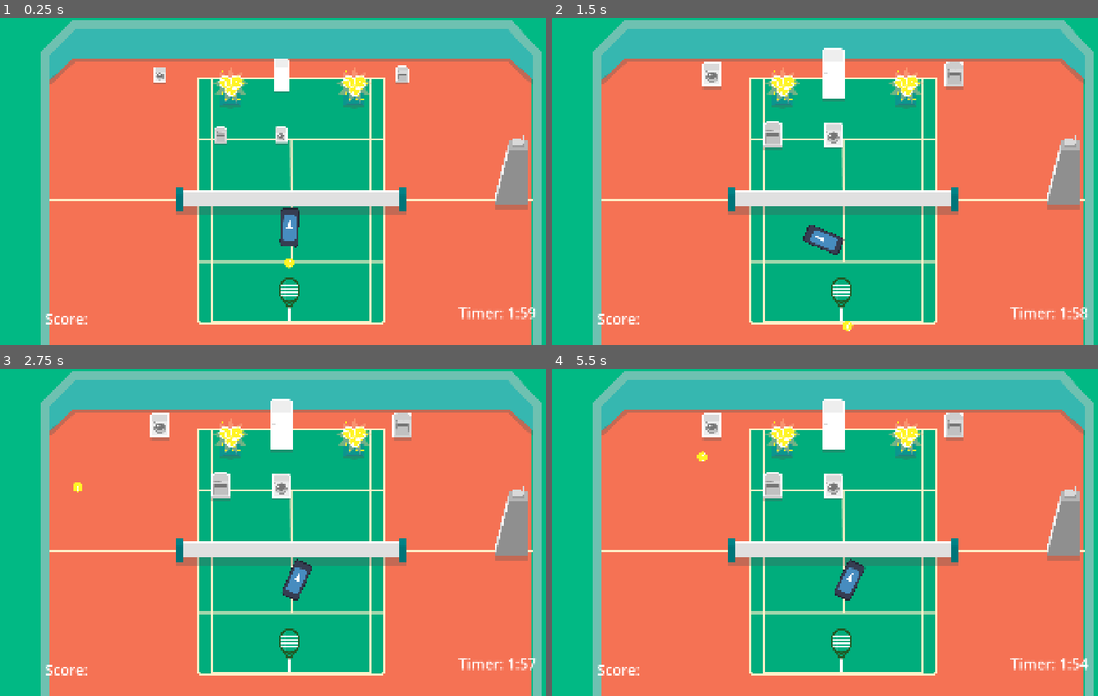
Above: before the commit, frames 1-4 (two rows, left to right).
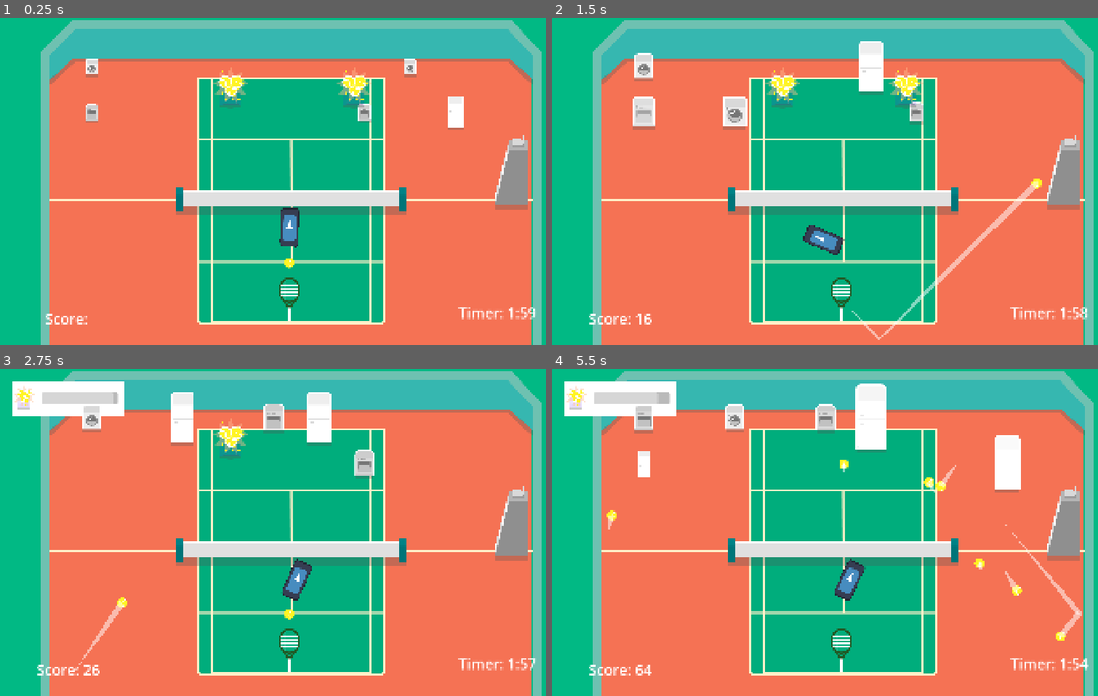
Above: after the commit, the same moments.

Repository: VeryKoolGames/ace_electromenager
Game: Godot game, scene res://Assets/Scenes/Main/main.tscn
Two runs of this game, one before a commit and one after it. Both use one fixed random seed, a clock stepped at 60 frames per second and the inputs below. The engine's default icon, where the game draws it, is replaced by a stand-in: a white triangle on a blue panel in a dark square.
Inputs (mouse positions are in pixels of both pictures, inside the frame that each line leads up to):
- Up to frame 1 (0.25 s): no input
- Up to frame 2 (1.5 s): move the mouse to (972, 165) at 0.52 s; press the mouse at (972, 165) at 0.53 s; move the mouse to (726, 197) at 1.27 s; release the mouse at (726, 197) at 1.28 s; click (726, 197) at 1.35 s
- Up to frame 3 (2.75 s): move the mouse to (349, 460) at 2.02 s; press the mouse at (349, 460) at 2.03 s
- Up to frame 4 (5.5 s): move the mouse to (814, 597) at 2.77 s; release the mouse at (814, 597) at 2.78 s; click (814, 597) at 2.85 s; move the mouse to (1016, 581) at 3.52 s; press the mouse at (1016, 581) at 3.53 s; move the mouse to (666, 483) at 4.27 s; release the mouse at (666, 483) at 4.28 s; click (666, 483) at 4.35 s; move the mouse to (874, 532) at 5.02 s; press the mouse at (874, 532) at 5.03 s

The runs differ from the first frame. In frame 1, 1.6% of the frame differs, in the area x 15-85%, y 12-39%; in frame 2, 4.9%; in frame 3, 6.9%; in frame 4, 8.6%, in the area x 2-98%, y 3-94%.

Commit message:
trail and scale on spawn and destroy

Diff:
--- a/Assets/Scenes/Ball/ball.tscn
+++ b/Assets/Scenes/Ball/ball.tscn
@@ -1,10 +1,17 @@
-[gd_scene load_steps=4 format=3 uid="uid://bua6ps1mia14x"]
+[gd_scene load_steps=8 format=3 uid="uid://bua6ps1mia14x"]
 
 [ext_resource type="Script" uid="uid://brpjm223aokh1" path="res://Assets/Scripts/ball.gd" id="1_3vq5u"]
 [ext_resource type="Texture2D" uid="uid://cca5oajla42fv" path="res://Assets/sprites/Group 134.png" id="2_3vq5u"]
+[ext_resource type="Script" uid="uid://dom31m8n84tmj" path="res://Assets/Scripts/trail.gd" id="3_kp77b"]
+[ext_resource type="PackedScene" uid="uid://dmtcabx35to51" path="res://Assets/Scenes/Components/scale_on_spawn_component.tscn" id="4_ku2c1"]
+[ext_resource type="PackedScene" uid="uid://8jgjr8gp0rr0" path="res://Assets/Scenes/Components/scale_on_destroy_component.tscn" id="5_ku2c1"]
 
 [sub_resource type="CircleShape2D" id="CircleShape2D_3vq5u"]
 radius = 17.0294
+
+[sub_resource type="Curve" id="Curve_g2nwa"]
+_data = [Vector2(0, 0), 0.0, 0.0, 0, 0, Vector2(0.991342, 1), 0.0, 0.0, 0, 0]
+point_count = 2
 
 [node name="Ball" type="RigidBody2D" groups=["ball"]]
 gravity_scale = 0.0
@@ -16,3 +23,13 @@
 [node name="Sprite2D" type="Sprite2D" parent="."]
 scale = Vector2(0.5, 0.5)
 texture = ExtResource("2_3vq5u")
+
+[node name="Trail" type="Line2D" parent="."]
+width = 60.0
+width_curve = SubResource("Curve_g2nwa")
+default_color = Color(1, 1, 1, 0.52549)
+script = ExtResource("3_kp77b")
+
+[node name="ScaleOnSpawnComponent" parent="." instance=ExtResource("4_ku2c1")]
+
+[node name="ScaleOnDestroyComponent" parent="." instance=ExtResource("5_ku2c1")]
--- /dev/null
+++ b/Assets/Scenes/Components/scale_on_destroy_component.tscn
@@ -0,0 +1,7 @@
+[gd_scene load_steps=2 format=3 uid="uid://8jgjr8gp0rr0"]
+
+[ext_resource type="Script" uid="uid://d315g88q7180c" path="res://Assets/Scripts/scale_on_destroy_component.gd" id="1_mckqq"]
+
+[node name="ScaleOnDestroyComponent" type="Node"]
+script = ExtResource("1_mckqq")
+scale_factor = 0.3
--- /dev/null
+++ b/Assets/Scenes/Components/scale_on_spawn_component.tscn
@@ -0,0 +1,7 @@
+[gd_scene load_steps=2 format=3 uid="uid://dmtcabx35to51"]
+
+[ext_resource type="Script" uid="uid://bwjid4t638k48" path="res://Assets/Scripts/scale_on_spawn_component.gd" id="1_oo8kc"]
+
+[node name="ScaleOnSpawnComponent" type="Node"]
+script = ExtResource("1_oo8kc")
+scale_factor = 0.3
--- a/Assets/Scenes/Player/player.tscn
+++ b/Assets/Scenes/Player/player.tscn
@@ -27,6 +27,11 @@
 [node name="BallSpawner" type="Node2D" parent="."]
 script = ExtResource("4_340hg")
 ball_scene = ExtResource("5_340hg")
+spawn_cooldown = 2
 
 [node name="SpawnPoint" type="Node2D" parent="BallSpawner"]
 position = Vector2(0, -104)
+
+[node name="CooldownTimer" type="Timer" parent="BallSpawner"]
+wait_time = 2.0
+one_shot = true
--- a/Assets/Scenes/UI/power_up_line_ui.tscn
+++ b/Assets/Scenes/UI/power_up_line_ui.tscn
@@ -1,10 +1,13 @@
-[gd_scene load_steps=3 format=3 uid="uid://18cfkcpcdxsb"]
+[gd_scene load_steps=5 format=3 uid="uid://18cfkcpcdxsb"]
 
 [ext_resource type="Texture2D" uid="uid://bo35adutlk4d7" path="res://Assets/sprites/Group 147.png" id="1_jgpi6"]
 [ext_resource type="Script" uid="uid://po4pte8sovrc" path="res://Assets/Scripts/power_up_line.gd" id="1_yap1t"]
+[ext_resource type="Script" uid="uid://bwjid4t638k48" path="res://Assets/Scripts/scale_on_spawn_component.gd" id="3_jrjw0"]
+[ext_resource type="Script" uid="uid://d315g88q7180c" path="res://Assets/Scripts/scale_on_destroy_component.gd" id="4_mojvk"]
 
 [node name="PowerUpLineUI" type="ColorRect" node_paths=PackedStringArray("duration_timer", "progress_bar", "sprite_texture")]
 custom_minimum_size = Vector2(370, 112)
+pivot_offset = Vector2(185, 56)
 script = ExtResource("1_yap1t")
 duration_timer = NodePath("DurationTimer")
 progress_bar = NodePath("HBoxContainer/MarginContainer2/ProgressBar")
@@ -40,3 +43,17 @@
 show_percentage = false
 
 [node name="DurationTimer" type="Timer" parent="."]
+
+[node name="ScaleOnSpawnComponent" type="Node" parent="."]
+script = ExtResource("3_jrjw0")
+scale_factor = 0.2
+spawn_speed = 0.2
+size_decrease_speed = 0.1
+metadata/_custom_type_script = "uid://bwjid4t638k48"
+
+[node name="ScaleOnDestroyComponent" type="Node" parent="."]
+script = ExtResource("4_mojvk")
+scale_factor = 0.2
+size_increase_speed = 0.1
+size_decrease_speed = 0.2
+metadata/_custom_type_script = "uid://d315g88q7180c"
--- a/Assets/Scripts/ball.gd
+++ b/Assets/Scripts/ball.gd
@@ -1,5 +1,7 @@
 extends RigidBody2D
 class_name Ball
+
+@onready var scale_on_destroy_component: ScaleOnDestroyComponent = $ScaleOnDestroyComponent
 
 # Ball properties
 var is_moving := false
@@ -12,9 +14,6 @@
 var time_since_last_check: float = 0.0
 var check_interval: float = 0.7
 var movement_threshold: float = 20.0
-
-# If spawned in triple shot we don't want to make it respawn on death
-var is_duplicate := false
 
 func _ready() -> void:
 	collision_layer = 2
@@ -43,9 +42,7 @@
 		time_since_last_check = 0.0
 		var distance_moved = global_position.distance_to(previous_position)
 		if distance_moved <= movement_threshold:
-			if not is_duplicate:
-				Events.on_ball_stopped.emit()
-			queue_free()
+			scale_on_destroy_component.destroy()
 		else:
 			previous_position = global_position
 
--- a/Assets/Scripts/ball_spawner.gd
+++ b/Assets/Scripts/ball_spawner.gd
@@ -1,14 +1,24 @@
 extends Node2D
+class_name BallSpawner
 
 @export var ball_scene: PackedScene
+@export var spawn_cooldown := 0
 @onready var spawn_point: Node2D = $SpawnPoint
+@onready var cooldown_timer: Timer = $CooldownTimer
 
 func _ready() -> void:
-	Events.on_ball_stopped.connect(spawn_ball)
 	spawn_ball()
+	cooldown_timer.wait_time = spawn_cooldown
+	cooldown_timer.timeout.connect(on_cooldown_ended)
 
 func spawn_ball() -> void:
 	var ball = ball_scene.instantiate() as RigidBody2D
 	add_child(ball)
 	ball.global_position = spawn_point.global_position
 	owner.set_current_ball(ball)
+
+func on_cooldown_ended() -> void:
+	spawn_ball()
+
+func start_cooldown() -> void:
+	cooldown_timer.start()
--- a/Assets/Scripts/machine_spawn_manager.gd
+++ b/Assets/Scripts/machine_spawn_manager.gd
@@ -1,7 +1,7 @@
 extends Node
 
 var spawn_area: Rect2
-var min_distance = 200.0
+var min_distance = 150.0
 var grid_size = min_distance
 @onready var spawn_shape = $Area2D/CollisionShape2D as CollisionShape2D
 @export var machines: Array[PackedScene]
--- a/Assets/Scripts/player.gd
+++ b/Assets/Scripts/player.gd
@@ -1,8 +1,9 @@
 extends Node2D
 
+@onready var ball_spawner: BallSpawner = $BallSpawner
 var current_ball: Ball
 var shooting_behavior: ShootingBehavior
-var active_powerups: Dictionary = {}  # PowerUpEnum -> Timer
+var active_powerups: Dictionary = {}
 
 func _ready() -> void:
 	shooting_behavior = BasicShot.new()
@@ -52,10 +53,8 @@
 	Events.on_power_up_expired.emit(type)
 
 func rebuild_shooting_behavior() -> void:
-	# Start fresh with basic shot
 	shooting_behavior = BasicShot.new()
 
-	# Reapply all active power-ups
 	for powerup_type in active_powerups.keys():
 		match powerup_type:
 			ResPowerUp.PowerUpEnum.TRIPLE_SHOT:
@@ -64,6 +63,7 @@
 #shooting_behavior = DrillShot.new(shooting_behavior)
 
 func shoot_ball() -> void:
+	ball_spawner.start_cooldown()
 	shooting_behavior.shoot(self, get_shoot_direction(), current_ball)
 	current_ball = null
 
--- a/Assets/Scripts/power_up_line.gd
+++ b/Assets/Scripts/power_up_line.gd
@@ -7,6 +7,7 @@
 var type: ResPowerUp.PowerUpEnum
 var start_duration: float
 var sprite: Texture2D
+@onready var scale_on_destroy_component: ScaleOnDestroyComponent = $ScaleOnDestroyComponent
 
 func _ready() -> void:
 	duration_timer.timeout.connect(on_timer_ended)
@@ -28,4 +29,4 @@
 	duration_timer.start()
 
 func on_timer_ended() -> void:
-	queue_free()
+	scale_on_destroy_component.destroy()
--- /dev/null
+++ b/Assets/Scripts/scale_on_destroy_component.gd
@@ -0,0 +1,13 @@
+extends Node
+class_name ScaleOnDestroyComponent
+
+@onready var target: Node = get_parent()
+@export_range(0.1, 1) var scale_factor: float
+@export_range(0.01, 1) var size_increase_speed: float = 0.05
+@export_range(0.1, 1) var size_decrease_speed: float = 0.1
+
+func destroy() -> void:
+	var tween = create_tween()
+	tween.tween_property(target, "scale", target.scale + Vector2(scale_factor, scale_factor), size_increase_speed)
+	tween.tween_property(target, "scale", Vector2.ZERO, size_decrease_speed)
+	tween.tween_callback(func(): target.queue_free())
--- /dev/null
+++ b/Assets/Scripts/scale_on_spawn_component.gd
@@ -0,0 +1,16 @@
+extends Node
+class_name ScaleOnSpawnComponent
+
+@onready var target: Node = get_parent()
+@export_range(0.1, 1) var scale_factor: float
+@export_range(0.01, 1) var spawn_speed: float = 0.05
+@export_range(0.1, 1) var size_decrease_speed: float = 0.2
+
+func _ready() -> void:
+	scale_on_spawn()
+
+func scale_on_spawn() -> void:
+	target.scale = Vector2.ZERO
+	var tween = create_tween()
+	tween.tween_property(target, "scale", Vector2.ONE + Vector2(scale_factor, scale_factor), spawn_speed)
+	tween.tween_property(target, "scale", Vector2.ONE, size_decrease_speed)
--- /dev/null
+++ b/Assets/Scripts/trail.gd
@@ -0,0 +1,30 @@
+extends Line2D
+
+var last_position: Vector2
+var max_points: int = 15
+@onready var curve := Curve2D.new()
+var width_curve_resource: Curve
+
+func _ready() -> void:
+	width_curve_resource = Curve.new()
+	width_curve_resource.add_point(Vector2(0.0, 0.0))
+	width_curve_resource.add_point(Vector2(1.0, 1.0))
+	width_curve = width_curve_resource
+	width = 20.0
+
+func _process(_delta: float) -> void:
+	var current_pos = get_parent().global_position
+
+	var movement = current_pos - last_position
+
+	for i in range(curve.point_count):
+		var point = curve.get_point_position(i)
+		curve.set_point_position(i, point - movement)
+
+	curve.add_point(Vector2.ZERO)
+
+	if curve.get_baked_points().size() > max_points:
+		curve.remove_point(0)
+
+	points = curve.get_baked_points()
+	last_position = current_pos
--- a/triple_shot.gd
+++ b/triple_shot.gd
@@ -9,14 +9,12 @@
 func shoot(shooter: Node2D, direction: Vector2, ball: Ball) -> void:
 	wrapped_behavior.shoot(shooter, direction, ball)
 
-	var angle_offset = PI / 8
+	var angle_offset = PI / 12
 	var left_dir = direction.rotated(-angle_offset)
 	var right_dir = direction.rotated(angle_offset)
 
 	var left_ball = ball.duplicate()
 	var right_ball = ball.duplicate()
-	left_ball.is_duplicate = true
-	right_ball.is_duplicate = true
 	left_ball.global_position = ball.global_position
 	right_ball.global_position = ball.global_position
 	shooter.get_parent().add_child(left_ball)
Not shown, added: Assets/Scripts/scale_on_destroy_component.gd.uid
Not shown, added: Assets/Scripts/scale_on_spawn_component.gd.uid
Not shown, added: Assets/Scripts/trail.gd.uid
